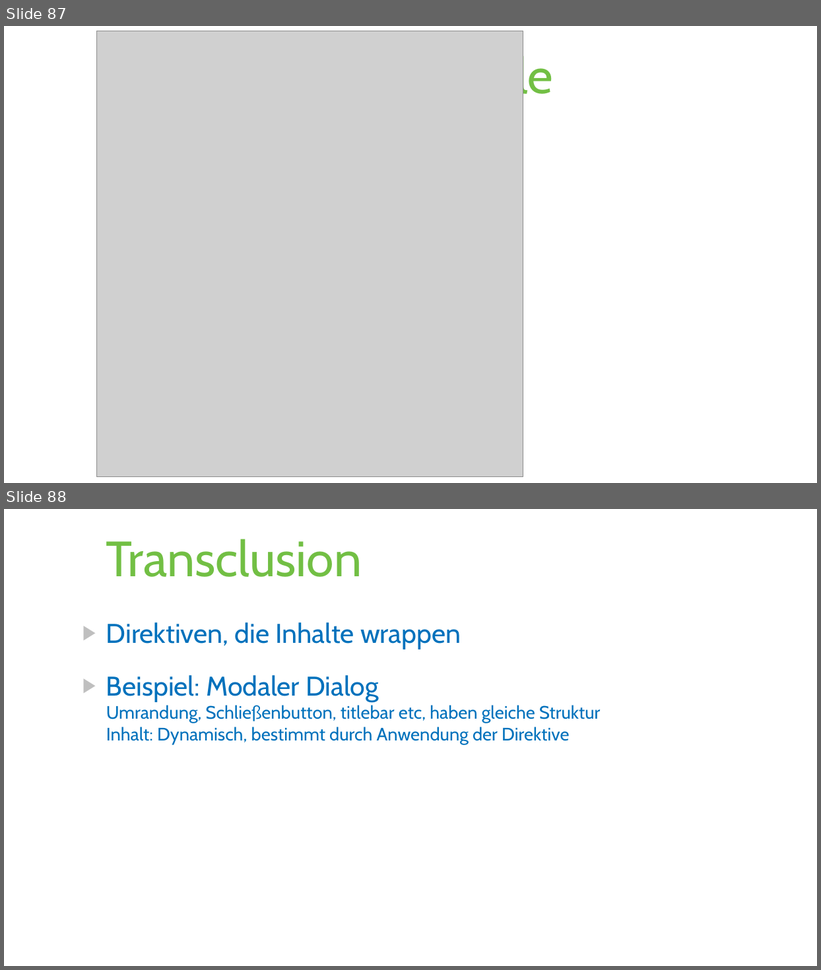
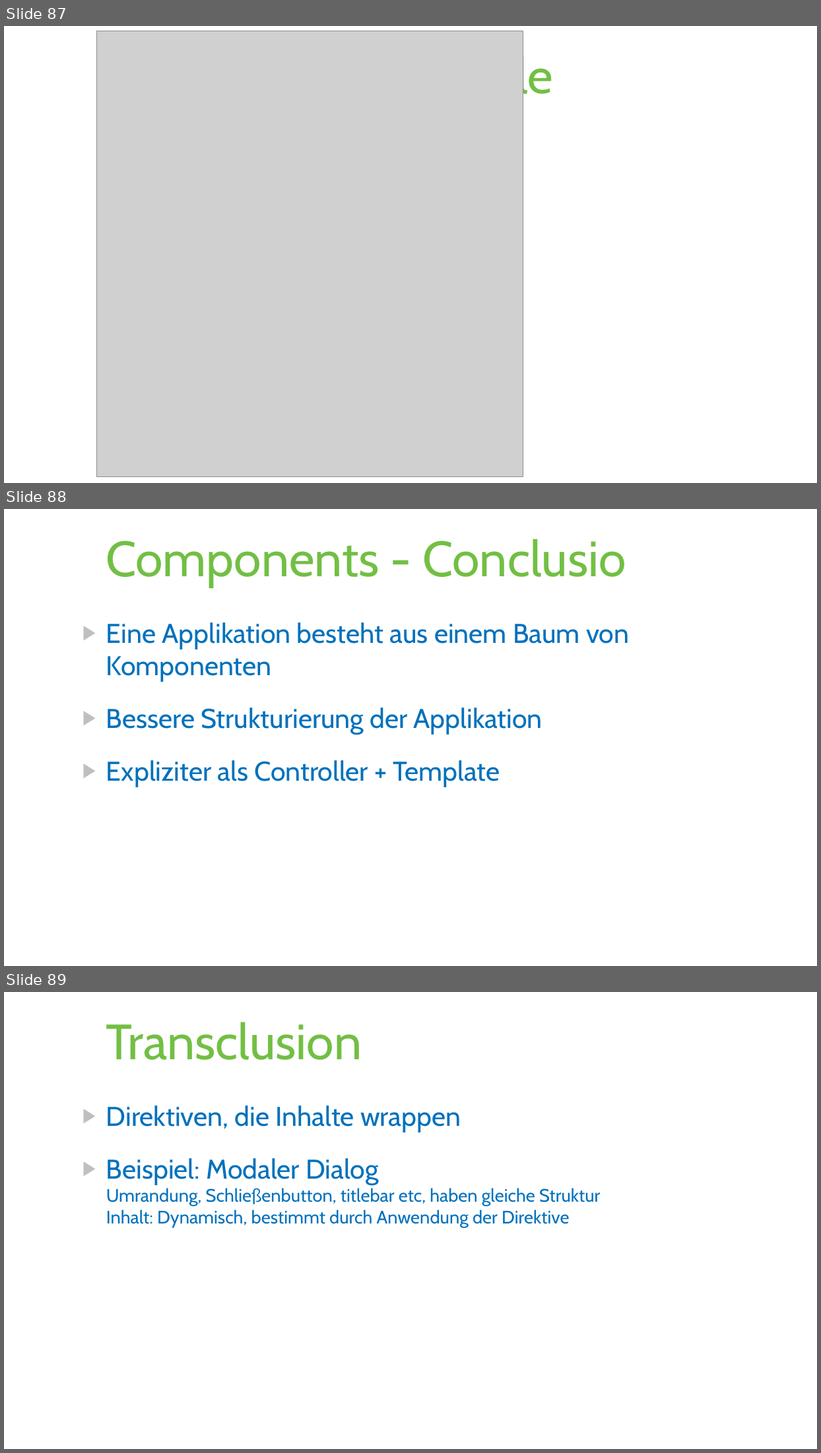
Before and after one commit to paumayr/angularjs-samples, a slide deck: slides/AngularJS.pptx. Shown one above the other, each under a label of ours: slides 87 and 88 before the commit, slides 87, 88 and 89 after it. The pictures are 821x970 and 821x1453 pixels, drawn with LibreOffice and Linux fonts; fonts in the diff are those of the drawing; grey boxes stand for pictures. Boxes give left, top, right and bottom in pixels: in the first picture for what was removed or moved away, otherwise in the second. Text is boxed around its words. In the diff, an @@ line names an element or a change of style, - is before the commit and + after.

```diff
--- a/slides/AngularJS.pptx
+++ b/slides/AngularJS.pptx
@@ slide 88 added at (4,509,817,966), background #FFFFFF @@
@@ title added at (106,539,626,587), 58.7 pt, text #72BF44 @@
+Components - Conclusio
@@ text added at (106,623,629,788), 32 pt, text #0071BC @@
+▶ Eine Applikation besteht aus einem Baum von Komponenten
+▶ Bessere Strukturierung der Applikation
+▶ Expliziter als Controller + Template
@@ what was slide 88 is now slide 89 @@
```
Also in this commit, not shown: 1 slide changed, 3 other files.
